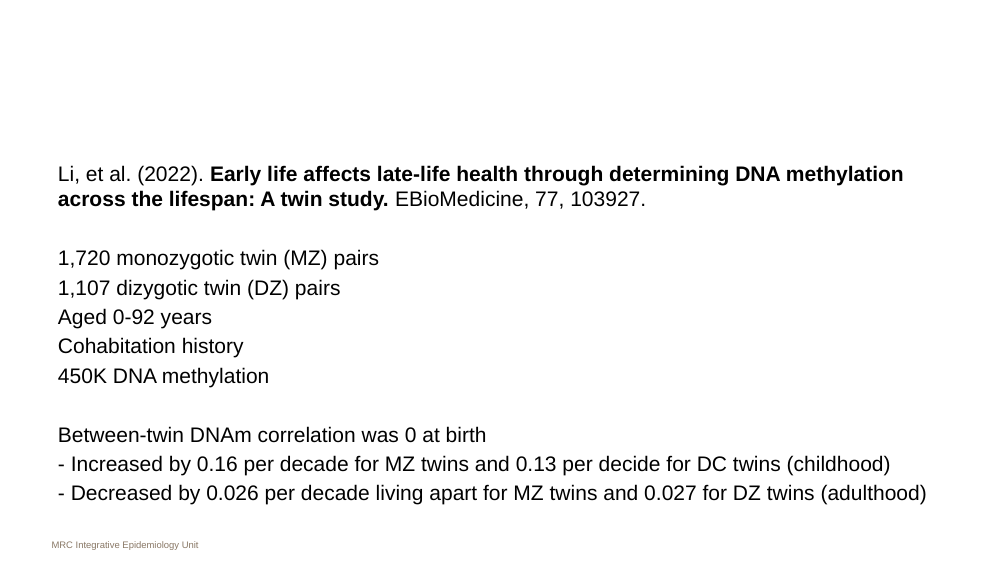
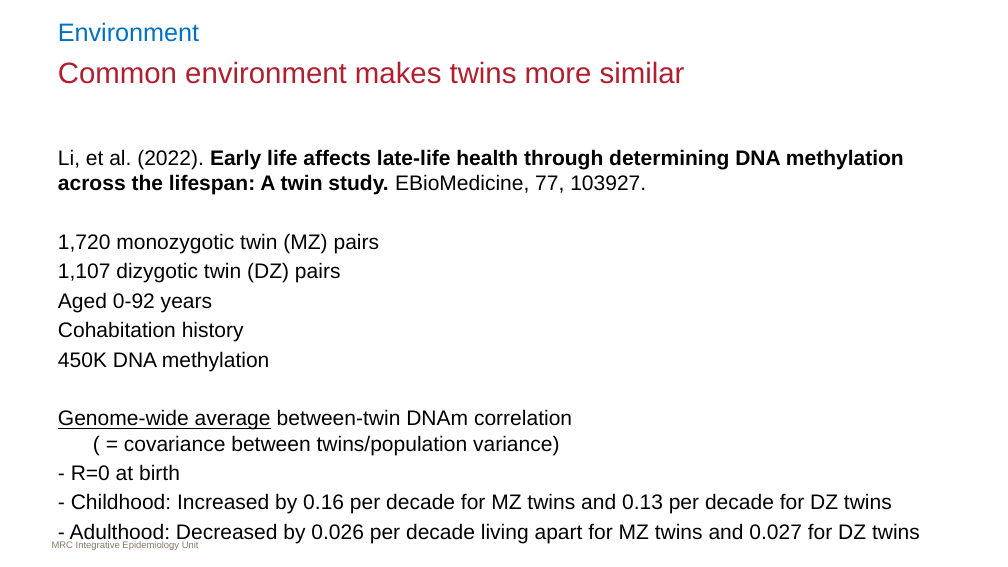
Before and after one commit to MRCIEU/epigenetics-journal-club, a slide deck: slide 7 of docs/presentations/20220411/slides.pptx (slide 10 before the commit). Drawn at 1008x567 pixels with LibreOffice and Linux fonts; fonts in the diff are those of the drawing. Boxes give left, top, right and bottom in pixels: in the first picture for what was removed or moved away, otherwise in the second. Text is boxed around its words. In the diff, an @@ line names an element or a change of style, - is before the commit and + after.

```diff
--- a/docs/presentations/20220411/slides.pptx
+++ b/docs/presentations/20220411/slides.pptx
@@ text added at <box>58,22,199,42</box>, 24 pt, text #0070C0 @@
+Environment
@@ title added at <box>58,61,685,84</box>, 28 pt, text #B01F2E @@
+Common environment makes twins more similar
@@ text "Li, et al. (2022). Early ...": place and size @@
-text "Li, et al. (2022). Early ..." at <box>58,165,927,505</box>
+text "Li, et al. (2022). Early ..." at <box>58,149,920,543</box>
@@ text at <box>58,409,920,543</box>: text changed @@
-Between-twin DNAm correlation was 0 at birth
-- Increased by 0.16 per decade for MZ twins and 0.13 per decide for DC twins (childhood)
-- Decreased by 0.026 per decade living apart for MZ twins and 0.027 for DZ twins (adulthood)
+Genome-wide average between-twin DNAm correlation
+( = covariance between twins/population variance)
+- R=0 at birth
+- Childhood: Increased by 0.16 per decade for MZ twins and 0.13 per decade for DZ twins
+- Adulthood: Decreased by 0.026 per decade living apart for MZ twins and 0.027 for DZ twins
```
Also in this commit, not shown: 7 other slides changed, 2 slides added, 1 slide removed.
